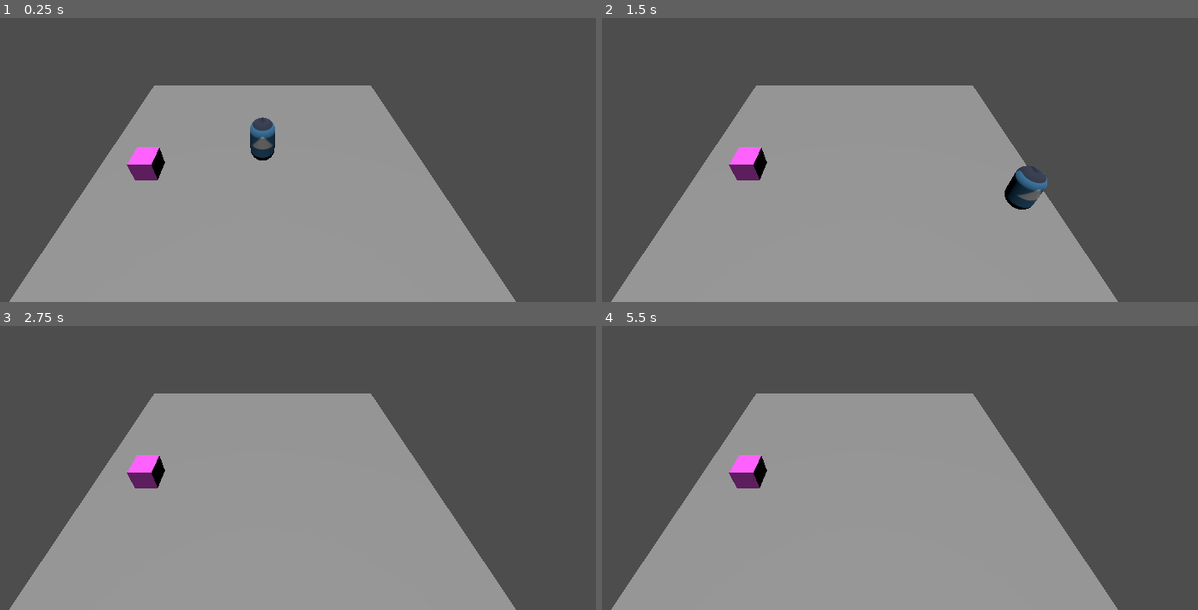
Above: before the commit, frames 1-4 (two rows, left to right).
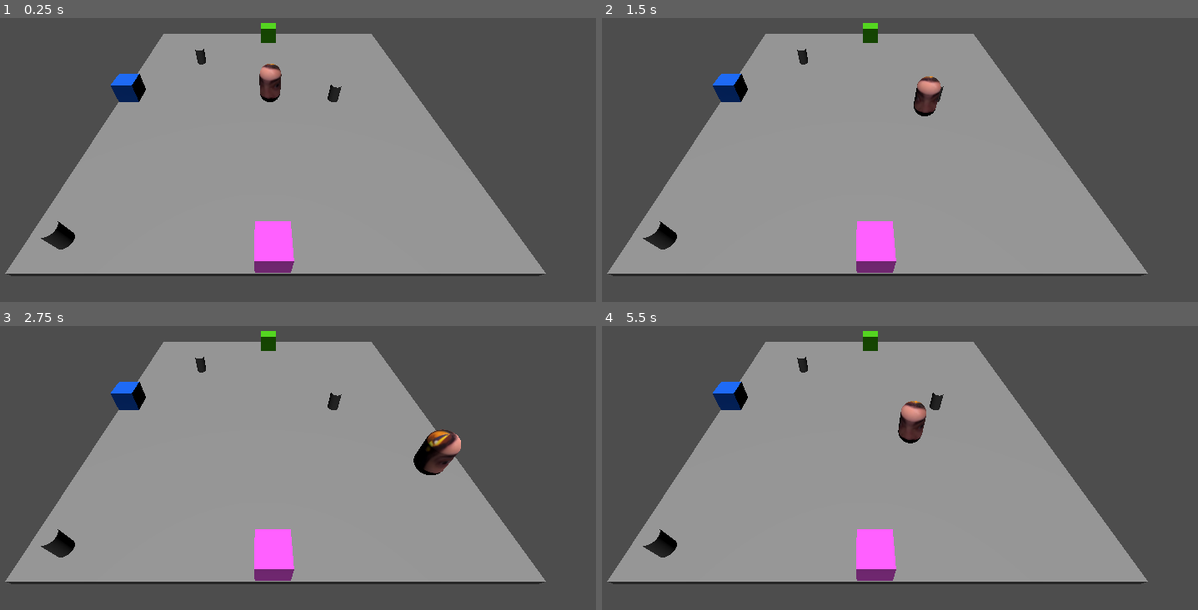
Above: after the commit, the same moments.

Repository: perilao/Project_Peleja
Game: Godot game, scene res://Scenes/level1.tscn
The game is run twice, just before and just after one commit, with the same random seed, the same clock (stepped at 60 frames per second) and the same inputs. The project has no main scene, so this scene is started directly. The engine's default icon, where the game draws it, is replaced by a stand-in: a white triangle on a blue panel in a dark square.
Inputs:
- Up to frame 1 (0.25 s): no input
- Up to frame 2 (1.5 s): hold Right (ui_right) 0.53-1.28 s; tap Space (ui_grab) at 0.6 s; tap E (ui_interact) at 0.8, 1.35 s; hold Down (ui_down) from 1.28 s (still down)
- Up to frame 3 (2.75 s): tap Space (ui_grab) at 1.55, 2.1 s; release Down (ui_down) at 2.03 s; hold Right (ui_right) from 2.03 s (still down); tap E (ui_interact) at 2.3 s
- Up to frame 4 (5.5 s): release Right (ui_right) at 2.78 s; hold Up (ui_up) 2.78-3.53 s; tap E (ui_interact) at 2.85, 3.8, 4.35, 5.3 s; tap Space (ui_grab) at 3.05, 3.6, 4.55, 5.1 s; hold Left (ui_left) 3.53-5.03 s; tap Enter at 4.25 s; hold Down (ui_down) from 5.03 s (still down)

The runs differ from the first frame. In frame 1, 26% of the frame differs, in the area x 0-92%, y 1-100%; in frame 2, 27%; in frame 3, 26%; in frame 4, 26%.

Commit message:
0.0.1
-Grab and Drop item mechanics
-Different Events added

Diff:
--- a/Scenes/level1.tscn
+++ b/Scenes/level1.tscn
@@ -2,17 +2,20 @@
 
 [ext_resource type="Script" uid="uid://cid6hdjph73dt" path="res://Scripts/PlayerMovement.gd" id="1_4hvuo"]
 [ext_resource type="Script" uid="uid://di5reuhv8hr58" path="res://Scripts/EventsManager.gd" id="1_c5erv"]
-[ext_resource type="Texture2D" uid="uid://y41x58bo37v6" path="res://icon.svg" id="2_vly50"]
+[ext_resource type="Texture2D" uid="uid://dvdgeiq611upm" path="res://AamnL9U7pxpc4R-fPX6XPuz-3J0IGzXo.png" id="2_c5erv"]
 
 [sub_resource type="BoxMesh" id="BoxMesh_4hvuo"]
 
 [sub_resource type="BoxShape3D" id="BoxShape3D_vly50"]
 size = Vector3(15.771484, 0.65771484, 15.305115)
 
+[sub_resource type="BoxShape3D" id="BoxShape3D_4iphx"]
+size = Vector3(14.755737, 6, 0.001)
+
 [sub_resource type="CapsuleShape3D" id="CapsuleShape3D_vly50"]
 
 [sub_resource type="StandardMaterial3D" id="StandardMaterial3D_c5erv"]
-albedo_texture = ExtResource("2_vly50")
+albedo_texture = ExtResource("2_c5erv")
 
 [sub_resource type="CapsuleMesh" id="CapsuleMesh_c5erv"]
 material = SubResource("StandardMaterial3D_c5erv")
@@ -20,34 +23,76 @@
 [sub_resource type="BoxShape3D" id="BoxShape3D_c5erv"]
 size = Vector3(1.9183044, 1, 2.1784668)
 
+[sub_resource type="StandardMaterial3D" id="StandardMaterial3D_y4dr7"]
+albedo_color = Color(0.29300392, 0.8046373, 1.1551381e-06, 1)
+
+[sub_resource type="BoxMesh" id="BoxMesh_c5erv"]
+material = SubResource("StandardMaterial3D_y4dr7")
+
+[sub_resource type="BoxShape3D" id="BoxShape3D_jgkgd"]
+
+[sub_resource type="BoxShape3D" id="BoxShape3D_bs12r"]
+size = Vector3(2.1831818, 1, 2.067627)
+
+[sub_resource type="StandardMaterial3D" id="StandardMaterial3D_didp7"]
+albedo_color = Color(0, 0.39215687, 0.9411765, 1)
+
+[sub_resource type="BoxMesh" id="BoxMesh_2a60c"]
+material = SubResource("StandardMaterial3D_didp7")
+
+[sub_resource type="BoxShape3D" id="BoxShape3D_didp7"]
+
+[sub_resource type="BoxShape3D" id="BoxShape3D_2a60c"]
+size = Vector3(2.1831818, 1, 2.067627)
+
 [sub_resource type="StandardMaterial3D" id="StandardMaterial3D_lyd6k"]
 albedo_color = Color(1, 0.36078432, 1, 1)
 
 [sub_resource type="BoxMesh" id="BoxMesh_y4dr7"]
 material = SubResource("StandardMaterial3D_lyd6k")
 
-[sub_resource type="BoxShape3D" id="BoxShape3D_didp7"]
-
-[sub_resource type="BoxShape3D" id="BoxShape3D_2a60c"]
-size = Vector3(2.1831818, 1, 2.067627)
+[sub_resource type="CylinderMesh" id="CylinderMesh_c5erv"]
+
+[sub_resource type="BoxShape3D" id="BoxShape3D_y4dr7"]
+size = Vector3(1, 2.3309937, 1)
+
+[sub_resource type="BoxShape3D" id="BoxShape3D_lyd6k"]
+size = Vector3(3, 2, 3)
 
 [node name="Level" type="Node3D" unique_id=216904473]
 
-[node name="Floor" type="StaticBody3D" parent="." unique_id=1788385229]
+[node name="Template Scenario" type="Node3D" parent="." unique_id=141801175]
+
+[node name="Floor" type="StaticBody3D" parent="Template Scenario" unique_id=1788385229]
 transform = Transform3D(1, 0, 0, 0, 1, 0, 0, 0, 1, 0, -1.1305332, 0)
 
-[node name="MeshInstance3D" type="MeshInstance3D" parent="Floor" unique_id=227274387]
+[node name="MeshInstance3D" type="MeshInstance3D" parent="Template Scenario/Floor" unique_id=227274387]
 transform = Transform3D(15, 0, 0, 0, 0.3, 0, 0, 0, 15, 0, 0, 0)
 mesh = SubResource("BoxMesh_4hvuo")
 
-[node name="CollisionShape3D" type="CollisionShape3D" parent="Floor" unique_id=1749894358]
+[node name="CollisionShape3D" type="CollisionShape3D" parent="Template Scenario/Floor" unique_id=1749894358]
 transform = Transform3D(1, 0, 0, 0, 1, 0, 0, 0, 1, 0.10644531, -0.17114258, -0.19857788)
 shape = SubResource("BoxShape3D_vly50")
 
+[node name="CollisionShape3D2" type="CollisionShape3D" parent="Template Scenario/Floor" unique_id=315199621]
+transform = Transform3D(1, 0, 0, 0, 1, 0, 0, 0, 1, 0, 2.5, -7.5005)
+shape = SubResource("BoxShape3D_4iphx")
+
+[node name="CollisionShape3D3" type="CollisionShape3D" parent="Template Scenario/Floor" unique_id=1343800699]
+transform = Transform3D(1, 0, 0, 0, 1, 0, 0, 0, 1, 0, 2.5, 7.4995)
+shape = SubResource("BoxShape3D_4iphx")
+
+[node name="CollisionShape3D4" type="CollisionShape3D" parent="Template Scenario/Floor" unique_id=1980045555]
+transform = Transform3D(-4.371139e-08, 0, 1, 0, 1, 0, -1, 0, -4.371139e-08, -7.228583, 2.5, -0.42799044)
+shape = SubResource("BoxShape3D_4iphx")
+
+[node name="CollisionShape3D5" type="CollisionShape3D" parent="Template Scenario/Floor" unique_id=657404942]
+transform = Transform3D(-4.371139e-08, 0, 1, 0, 1, 0, -1, 0, -4.371139e-08, 7.477604, 2.5, 0.114062786)
+shape = SubResource("BoxShape3D_4iphx")
+
 [node name="Player" type="CharacterBody3D" parent="." unique_id=521803744]
-transform = Transform3D(1, 0, 0, 0, 1, 0, 0, 0, 1, 0, 1.283529, 0)
+transform = Transform3D(1, 0, 0, 0, 1, 0, 0, 0, 1, 0, 0.13417459, 0)
 script = ExtResource("1_4hvuo")
-SPEED = 8.0
 
 [node name="Collision" type="CollisionShape3D" parent="Player" unique_id=1633857439]
 shape = SubResource("CapsuleShape3D_vly50")
@@ -56,11 +101,22 @@
 mesh = SubResource("CapsuleMesh_c5erv")
 
 [node name="Area3DPlayer" type="Area3D" parent="Player" unique_id=647275965]
+collision_mask = 3
 
 [node name="CollisionShape3D" type="CollisionShape3D" parent="Player/Area3DPlayer" unique_id=1145317089]
 transform = Transform3D(1, 0, 0, 0, 1, 0, 0, 0, 1, 0.04258728, -0.10188365, -0.028442383)
 shape = SubResource("BoxShape3D_c5erv")
 
+[node name="SpringArm3D" type="SpringArm3D" parent="Player" unique_id=1047087468]
+
+[node name="Look" type="RayCast3D" parent="Player" unique_id=954906679]
+transform = Transform3D(26.11, 0, 0, 0, -6.775265e-08, 1, 0, -1.55, -4.371139e-08, 0, -0.45299864, 0.4193852)
+collision_mask = 3
+collide_with_areas = true
+
+[node name="Hand" type="Node3D" parent="Player" unique_id=1779971978]
+transform = Transform3D(1, 0, 0, 0, 1, 0, 0, 0, 1, 0, 0.045068502, 0.7314187)
+
 [node name="Lights" type="Node3D" parent="." unique_id=1217819647]
 
 [node name="GlobalLight" type="DirectionalLight3D" parent="Lights" unique_id=810045888]
@@ -69,31 +125,159 @@
 [node name="Events" type="Node3D" parent="." unique_id=882248993]
 
 [node name="Event_Test" type="StaticBody3D" parent="Events" unique_id=947495497]
-transform = Transform3D(1, 0, 0, 0, 1, 0, 0, 0, 1, -5.058762, -0.45370805, 0)
+transform = Transform3D(1, 0, 0, 0, 1, 0, 0, 0, 1, 0.021697998, -0.45370805, -6.447383)
 script = ExtResource("1_c5erv")
+event_name = "Janela Cima"
 
 [node name="timer_geral" type="Timer" parent="Events/Event_Test" unique_id=1620859804]
-wait_time = 10.0
+wait_time = 20.0
 one_shot = true
 autostart = true
 
 [node name="MeshInstance3D" type="MeshInstance3D" parent="Events/Event_Test" unique_id=1179542805]
-mesh = SubResource("BoxMesh_y4dr7")
+mesh = SubResource("BoxMesh_c5erv")
 
 [node name="CollisionShape3D" type="CollisionShape3D" parent="Events/Event_Test" unique_id=776255347]
-shape = SubResource("BoxShape3D_didp7")
+shape = SubResource("BoxShape3D_jgkgd")
 
 [node name="Area3D" type="Area3D" parent="Events/Event_Test" unique_id=939770732]
 
 [node name="CollisionShape3D" type="CollisionShape3D" parent="Events/Event_Test/Area3D" unique_id=2026489330]
 transform = Transform3D(1, 0, 0, 0, 1, 0, 0, 0, 1, -0.021306038, 0, 0.01574707)
+shape = SubResource("BoxShape3D_bs12r")
+
+[node name="Event_Test2" type="StaticBody3D" parent="Events" unique_id=2068765976]
+transform = Transform3D(1, 0, 0, 0, 1, 0, 0, 0, 1, -6.96681, -0.453709, -0.32267904)
+script = ExtResource("1_c5erv")
+event_time = 8.0
+event_name = "Porta"
+
+[node name="timer_geral" type="Timer" parent="Events/Event_Test2" unique_id=364387740]
+wait_time = 20.0
+one_shot = true
+autostart = true
+
+[node name="MeshInstance3D" type="MeshInstance3D" parent="Events/Event_Test2" unique_id=1260441239]
+mesh = SubResource("BoxMesh_2a60c")
+
+[node name="CollisionShape3D" type="CollisionShape3D" parent="Events/Event_Test2" unique_id=1159388203]
+shape = SubResource("BoxShape3D_didp7")
+
+[node name="Area3D" type="Area3D" parent="Events/Event_Test2" unique_id=1573260108]
+
+[node name="CollisionShape3D" type="CollisionShape3D" parent="Events/Event_Test2/Area3D" unique_id=493340587]
+transform = Transform3D(1, 0, 0, 0, 1, 0, 0, 0, 1, -0.021306038, 0, 0.01574707)
 shape = SubResource("BoxShape3D_2a60c")
 
+[node name="Event_Test3" type="StaticBody3D" parent="Events" unique_id=731781417]
+transform = Transform3D(1, 0, 0, 0, 1, 0, 0, 0, 1, -0.07677364, -0.4537071, 6.9915075)
+script = ExtResource("1_c5erv")
+event_time = 12.0
+event_name = "Janela Baixo"
+
+[node name="timer_geral" type="Timer" parent="Events/Event_Test3" unique_id=586107918]
+wait_time = 20.0
+one_shot = true
+autostart = true
+
+[node name="MeshInstance3D" type="MeshInstance3D" parent="Events/Event_Test3" unique_id=1979006198]
+mesh = SubResource("BoxMesh_y4dr7")
+
+[node name="CollisionShape3D" type="CollisionShape3D" parent="Events/Event_Test3" unique_id=1057740147]
+shape = SubResource("BoxShape3D_didp7")
+
+[node name="Area3D" type="Area3D" parent="Events/Event_Test3" unique_id=1185881191]
+
+[node name="CollisionShape3D" type="CollisionShape3D" parent="Events/Event_Test3/Area3D" unique_id=1963473120]
+transform = Transform3D(1, 0, 0, 0, 1, 0, 0, 0, 1, -0.021306038, 0, 0.01574707)
+shape = SubResource("BoxShape3D_2a60c")
+
 [node name="Itens" type="Node3D" parent="." unique_id=1727326629]
 
+[node name="Item1" type="Node3D" parent="Itens" unique_id=184148444 groups=["pickable"]]
+transform = Transform3D(0.5, 0, 0, 0, 0.45, 0, 0, 0, 0.5, 3.136985, 0.28116977, 0)
+
+[node name="RigidBody3D" type="RigidBody3D" parent="Itens/Item1" unique_id=1221392825 groups=["pickable"]]
+transform = Transform3D(1, 0, 0, 0, 1, 0, 0, 0, 1, 0, -1.6726398, 0)
+collision_layer = 3
+axis_lock_linear_x = true
+axis_lock_linear_z = true
+gravity_scale = 15.0
+lock_rotation = true
+freeze = true
+
+[node name="MeshInstance3D" type="MeshInstance3D" parent="Itens/Item1/RigidBody3D" unique_id=89069681]
+mesh = SubResource("CylinderMesh_c5erv")
+
+[node name="CollisionShape3D" type="CollisionShape3D" parent="Itens/Item1/RigidBody3D" unique_id=2114434136]
+transform = Transform3D(1, 0, 0, 0, 1, 0, 0, 0, 1, 0, 0.05215454, 0)
+shape = SubResource("BoxShape3D_y4dr7")
+
+[node name="Area3D" type="Area3D" parent="Itens/Item1/RigidBody3D" unique_id=1889360065]
+
+[node name="CollisionShape3D" type="CollisionShape3D" parent="Itens/Item1/RigidBody3D/Area3D" unique_id=166390897]
+transform = Transform3D(1, 0, 0, 0, 1, 0, 0, 0, 1, 0, 0.5, 0)
+shape = SubResource("BoxShape3D_lyd6k")
+
+[node name="Item2" type="Node3D" parent="Itens" unique_id=1356729877 groups=["pickable"]]
+transform = Transform3D(0.5, 0, 0, 0, 0.45, 0, 0, 0, 0.5, -4.0009546, 0.28116977, -3.4612598)
+
+[node name="RigidBody3D" type="RigidBody3D" parent="Itens/Item2" unique_id=931839844 groups=["pickable"]]
+transform = Transform3D(1, 0, 0, 0, 1, 0, 0, 0, 1, 0, -1.6726398, 0)
+collision_layer = 3
+axis_lock_linear_x = true
+axis_lock_linear_z = true
+gravity_scale = 15.0
+lock_rotation = true
+freeze = true
+
+[node name="MeshInstance3D" type="MeshInstance3D" parent="Itens/Item2/RigidBody3D" unique_id=1475696613]
+mesh = SubResource("CylinderMesh_c5erv")
+
+[node name="CollisionShape3D" type="CollisionShape3D" parent="Itens/Item2/RigidBody3D" unique_id=625869789]
+transform = Transform3D(1, 0, 0, 0, 1, 0, 0, 0, 1, 0, 0.05215454, 0)
+shape = SubResource("BoxShape3D_y4dr7")
+
+[node name="Area3D" type="Area3D" parent="Itens/Item2/RigidBody3D" unique_id=1279469273]
+
+[node name="CollisionShape3D" type="CollisionShape3D" parent="Itens/Item2/RigidBody3D/Area3D" unique_id=24901679]
+transform = Transform3D(1, 0, 0, 0, 1, 0, 0, 0, 1, 0, 0.5, 0)
+shape = SubResource("BoxShape3D_lyd6k")
+
+[node name="Item3" type="Node3D" parent="Itens" unique_id=1671405017 groups=["pickable"]]
+transform = Transform3D(0.5, 0, 0, 0, 0.45, 0, 0, 0, 0.5, -6.2889237, 0.28116977, 6.6562176)
+
+[node name="RigidBody3D" type="RigidBody3D" parent="Itens/Item3" unique_id=1627086658 groups=["pickable"]]
+transform = Transform3D(1, 0, 0, 0, 1, 0, 0, 0, 1, 0, -1.6726398, 0)
+collision_layer = 3
+axis_lock_linear_x = true
+axis_lock_linear_z = true
+gravity_scale = 15.0
+lock_rotation = true
+freeze = true
+
+[node name="MeshInstance3D" type="MeshInstance3D" parent="Itens/Item3/RigidBody3D" unique_id=1410532934]
+mesh = SubResource("CylinderMesh_c5erv")
+
+[node name="CollisionShape3D" type="CollisionShape3D" parent="Itens/Item3/RigidBody3D" unique_id=1770522680]
+transform = Transform3D(1, 0, 0, 0, 1, 0, 0, 0, 1, 0, 0.05215454, 0)
+shape = SubResource("BoxShape3D_y4dr7")
+
+[node name="Area3D" type="Area3D" parent="Itens/Item3/RigidBody3D" unique_id=1793492733]
+
+[node name="CollisionShape3D" type="CollisionShape3D" parent="Itens/Item3/RigidBody3D/Area3D" unique_id=918366927]
+transform = Transform3D(1, 0, 0, 0, 1, 0, 0, 0, 1, 0, 0.5, 0)
+shape = SubResource("BoxShape3D_lyd6k")
+
 [node name="Camera3D" type="Camera3D" parent="." unique_id=1340857480]
-transform = Transform3D(1, 0, 0, 0, 0.78910553, 0.6142577, 0, -0.6142577, 0.78910553, 0, 7.8302784, 7.1372232)
+transform = Transform3D(1, 0, 0, 0, 0.72747344, 0.6861359, 0, -0.6861359, 0.72747344, -0.36141247, 6.8803983, 9.405532)
 
 [connection signal="timeout" from="Events/Event_Test/timer_geral" to="Events/Event_Test" method="_on_timer_geral_timeout"]
 [connection signal="area_entered" from="Events/Event_Test/Area3D" to="Events/Event_Test" method="_on_area_3d_area_entered"]
 [connection signal="area_exited" from="Events/Event_Test/Area3D" to="Events/Event_Test" method="_on_area_3d_area_exited"]
+[connection signal="timeout" from="Events/Event_Test2/timer_geral" to="Events/Event_Test2" method="_on_timer_geral_timeout"]
+[connection signal="area_entered" from="Events/Event_Test2/Area3D" to="Events/Event_Test2" method="_on_area_3d_area_entered"]
+[connection signal="area_exited" from="Events/Event_Test2/Area3D" to="Events/Event_Test2" method="_on_area_3d_area_exited"]
+[connection signal="timeout" from="Events/Event_Test3/timer_geral" to="Events/Event_Test3" method="_on_timer_geral_timeout"]
+[connection signal="area_entered" from="Events/Event_Test3/Area3D" to="Events/Event_Test3" method="_on_area_3d_area_entered"]
+[connection signal="area_exited" from="Events/Event_Test3/Area3D" to="Events/Event_Test3" method="_on_area_3d_area_exited"]
--- a/Scripts/EventsManager.gd
+++ b/Scripts/EventsManager.gd
@@ -1,28 +1,34 @@
 extends StaticBody3D
 
+@export var event_time := 4.0
 @onready var timer_geral: Timer = $timer_geral
+@export var event_name : String = ""
+@onready var player: CharacterBody3D = $"../../Player"
+
 var hasPrinted = false
 var isOnArea = false
+
 
 func _ready() -> void:
 	hasPrinted = false
 	isOnArea = false
 
 func _process(_delta):
-	#print(timer_geral.time_left) #CONTADOR
-	if timer_geral.time_left <= 4.0 and hasPrinted == false: #TROCA DE ESTADO DEPOIS DE CERTO TEMPO
-		print("Faltam 4 segundos!")
+#CONTADOR
+	if timer_geral.time_left <= event_time and hasPrinted == false: #TROCA DE ESTADO DEPOIS DE CERTO TEMPO
+		print("Faltam ", event_time, " segundos!", event_name)
 		hasPrinted = true
-	if Input.is_action_just_pressed("ui_grab") and timer_geral.time_left <= 4.0 and isOnArea == true: #AÇÃO DO ITEM
+	if Input.is_action_just_pressed("ui_interact") and timer_geral.time_left <= event_time and isOnArea == true and player.player_has_item == true: #AÇÃO DO ITEM
 		timer_geral.start()
+		player.release_object()
 		if timer_geral.time_left == timer_geral.wait_time:
 			print("Timer Resetado")
 			hasPrinted = false
 func _on_timer_geral_timeout() -> void: #DERROTA DO PLAYER
 		get_tree().quit()
 func _on_area_3d_area_entered(area: Area3D) -> void:
-	print("Area ENTERED!")
+	#print("Area ENTERED!")
 	isOnArea = true
 func _on_area_3d_area_exited(area: Area3D) -> void:
-	print("Area EXITED!")
+	#print("Area EXITED!")
 	isOnArea = false
--- a/Scripts/PlayerMovement.gd
+++ b/Scripts/PlayerMovement.gd
@@ -1,17 +1,65 @@
 extends CharacterBody3D
+#VARIAVEIS
+@export var SPEED = 5.0
+@export var ROTATION_SPEED = 10.0
+@onready var player_raycast: RayCast3D = $Look
+@onready var hand: Node3D = $Hand
+var hold_object: Node3D = null
+var original_layer = 1
+var player_has_item = false
+var original_position: Vector3
+var original_rotation: Vector3
+@onready var player_area: Area3D = $Area3DPlayer
 
-@export var SPEED = 5.0
+
 
 func _physics_process(delta: float) -> void:
+#GRAVIDADE
 	if not is_on_floor():
 		velocity += get_gravity() * delta
+#INPUT E DIRECAO
 	var input_dir := Input.get_vector("ui_left", "ui_right", "ui_up", "ui_down")
-	var direction := (transform.basis * Vector3(input_dir.x, 0, input_dir.y)).normalized()
-	if direction:
+	var direction := Vector3(input_dir.x, 0, input_dir.y).normalized()
+#MOVIMENTACAO
+	if direction.length() > 0:
 		velocity.x = direction.x * SPEED
 		velocity.z = direction.z * SPEED
+#ROTACAO
+		var target_angle = atan2(direction.x, direction.z)
+		rotation.y = lerp_angle(rotation.y, target_angle, ROTATION_SPEED * delta)
 	else:
 		velocity.x = move_toward(velocity.x, 0, SPEED)
 		velocity.z = move_toward(velocity.z, 0, SPEED)
+#SEGURAR/SOLTAR OBJECTO
+	if hold_object:
+		hold_object.global_position = hand.global_position
+		hold_object.global_rotation = hand.global_rotation
+		if Input.is_action_just_pressed("ui_grab"):
+			release_object()
+	else:
+		if player_raycast.is_colliding():
+			var object = player_raycast.get_collider()
+			if object.is_in_group("pickable"):
+				if Input.is_action_just_pressed("ui_grab"):
+					grab_object(object)
+	move_and_slide()
 
-	move_and_slide()
+func grab_object(obj):
+	hold_object = obj
+	original_position = hold_object.global_position
+	original_rotation = hold_object.global_rotation
+	original_layer = obj.collision_layer
+	obj.collision_layer = 0
+	if hold_object is RigidBody3D:
+		hold_object.freeze = true
+		player_has_item = true
+
+func release_object():
+	if hold_object:
+		hold_object.global_position = original_position
+		hold_object.global_rotation = original_rotation
+		hold_object.collision_layer = original_layer
+		if hold_object is RigidBody3D:
+			hold_object.freeze = false
+			player_has_item = false
+		hold_object = null
--- a/project.godot
+++ b/project.godot
@@ -7,6 +7,11 @@
 ;   param=value ; assign values to parameters
 
 config_version=5
+
+[Projeto Terceiro Periodo - Peleja]
+
+config/ninetailsrabbit.interaction_kit_3d/interactables_collision_layer=6
+config/ninetailsrabbit.interaction_kit_3d/grabbables_collision_layer=7
 
 [application]
 
@@ -18,6 +23,10 @@
 
 window/size/viewport_width=1280
 window/size/viewport_height=720
+
+[global_group]
+
+pickable=""
 
 [input]
 
Binary file added: AamnL9U7pxpc4R-fPX6XPuz-3J0IGzXo.png
Not shown, added: AamnL9U7pxpc4R-fPX6XPuz-3J0IGzXo.png.import
